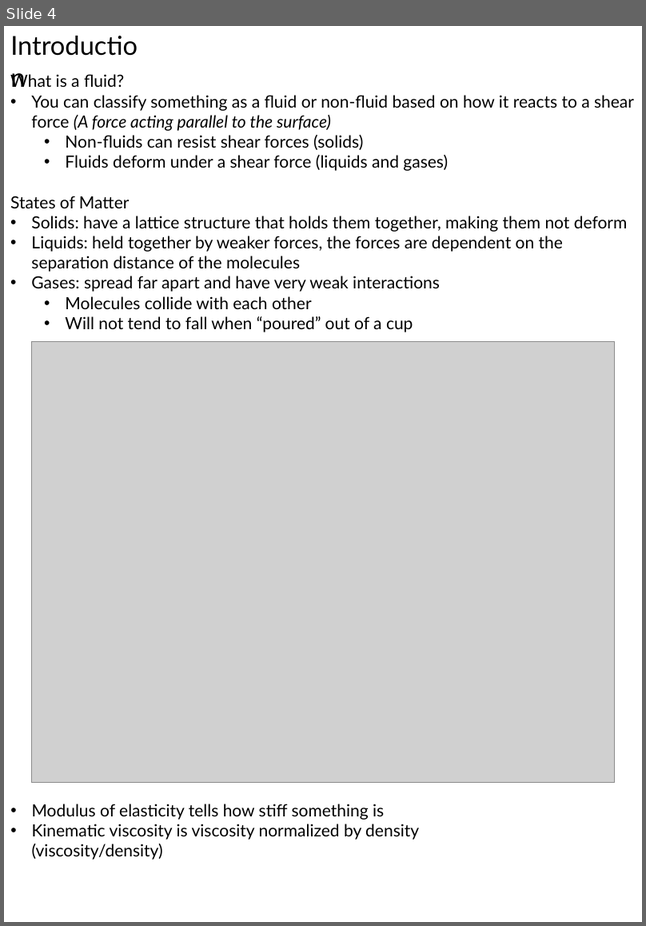
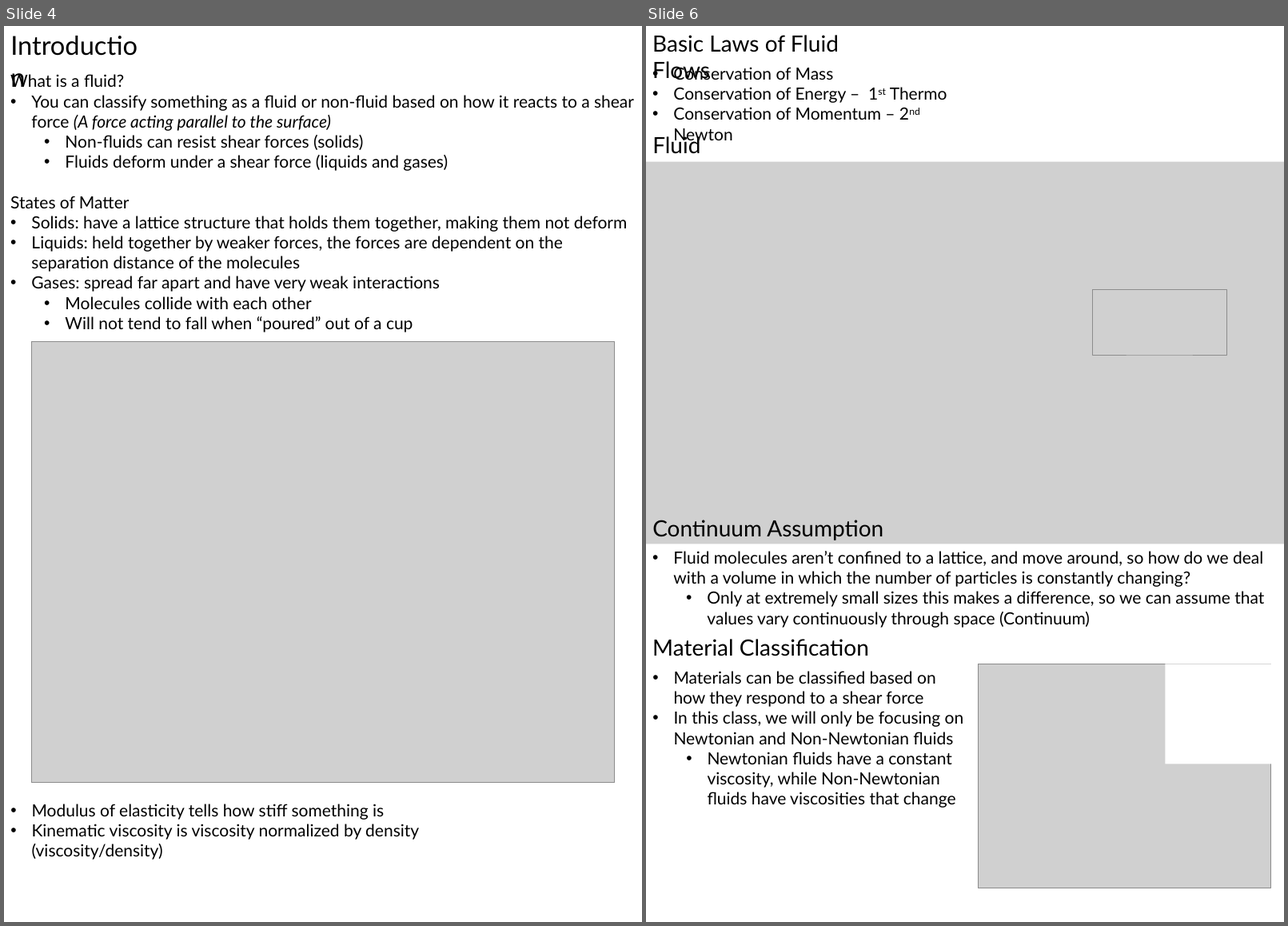
Before and after one commit to 1980s-Space-Guy/Fall24Classes, a slide deck: FluidOperations.pptx. Shown side by side, each under a label of ours: slide 4 before the commit, slides 4 and 6 after it; the slides between them are not shown. The pictures are 646x926 and 1288x926 pixels, drawn with LibreOffice and Linux fonts; fonts in the diff are those of the drawing; grey boxes stand for pictures. Boxes give left, top, right and bottom in pixels: in the first picture for what was removed or moved away, otherwise in the second. Text is boxed around its words. In the diff, an @@ line names an element or a change of style, - is before the commit and + after.

```diff
--- a/FluidOperations.pptx
+++ b/FluidOperations.pptx
@@ slide 6 added at (x1=646, y1=26, x2=1284, y2=922), background #FFFFFF @@
@@ text added at (x1=652, y1=35, x2=839, y2=80), 24 pt, text #000000 @@
+Basic Laws of Fluid Flows
@@ text added at (x1=673, y1=66, x2=948, y2=144), 18 pt, text #000000 @@
+• Conservation of Mass
+• Conservation of Energy – 1st Thermo
+• Conservation of Momentum – 2nd Newton
@@ text added at (x1=652, y1=134, x2=754, y2=161), 24 pt, text #000000 @@
+Fluid Properties
@@ picture added at (x1=646, y1=162, x2=1284, y2=544) @@
@@ picture added at (x1=1092, y1=289, x2=1227, y2=355) @@
@@ text added at (x1=652, y1=520, x2=884, y2=540), 24 pt, text #000000 @@
+Continuum Assumption
@@ text added at (x1=673, y1=551, x2=1264, y2=628), 18 pt, text #000000 @@
+• Fluid molecules aren’t confined to a lattice, and move around, so how do we deal with a volume in which the number of particles is constantly changing?
+  • Only at extremely small sizes this makes a difference, so we can assume that values vary continuously through space (Continuum)
@@ text added at (x1=652, y1=639, x2=869, y2=656), 24 pt, text #000000 @@
+Material Classification
@@ text added at (x1=674, y1=671, x2=964, y2=808), 18 pt, text #000000 @@
+• Materials can be classified based on how they respond to a shear force
+• In this class, we will only be focusing on Newtonian and Non-Newtonian fluids
+  • Newtonian fluids have a constant viscosity, while Non-Newtonian fluids have viscosities that change
@@ picture added at (x1=979, y1=664, x2=1272, y2=888) @@
@@ rectangle added at (x1=1165, y1=664, x2=1284, y2=764), fill #FFFFFF @@
```
Also in this commit, not shown: 3 other slides added, 3 other files.
